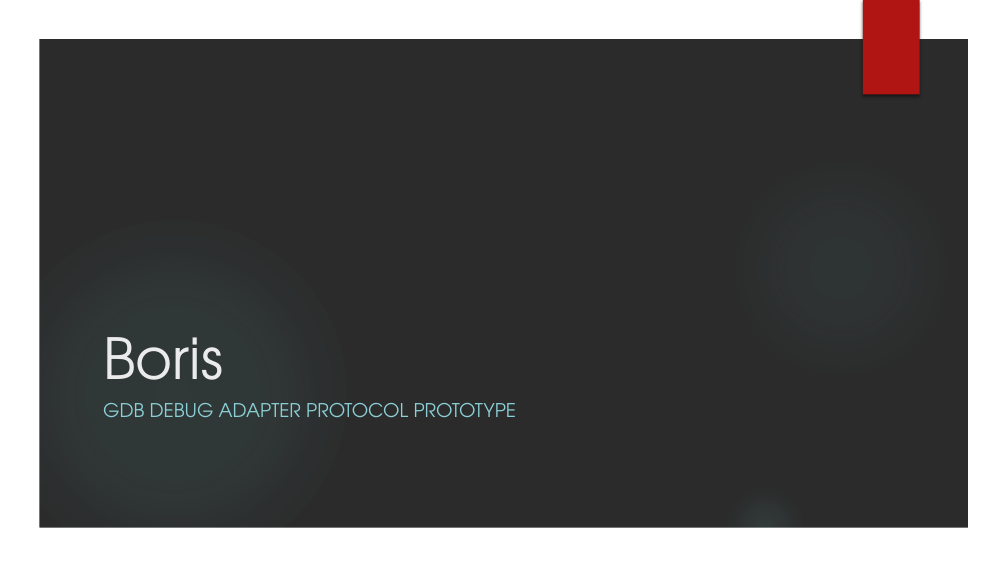
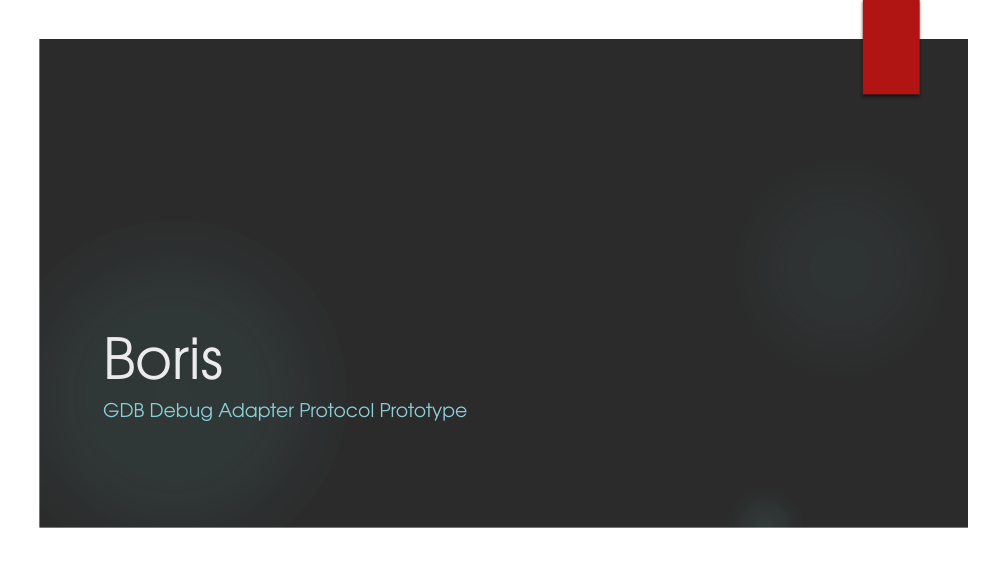
Before and after one commit to scottaxcell/boris, a slide deck: slide 1 of Boris.pptx. Drawn at 1008x567 pixels with LibreOffice and Linux fonts; fonts in the diff are those of the drawing; background and template pictures are left out; a plain dark background stands for a picture behind light text. Boxes give left, top, right and bottom in pixels: in the first picture for what was removed or moved away, otherwise in the second. Text is boxed around its words. In the diff, an @@ line names an element or a change of style, - is before the commit and + after.

```diff
--- a/Boris.pptx
+++ b/Boris.pptx
@@ subtitle at <box>103,403,468,421</box>: text changed @@
-GDB DEBUG ADAPTER PROTOCOL PROTOTYPE
+GDB Debug Adapter Protocol Prototype
```
